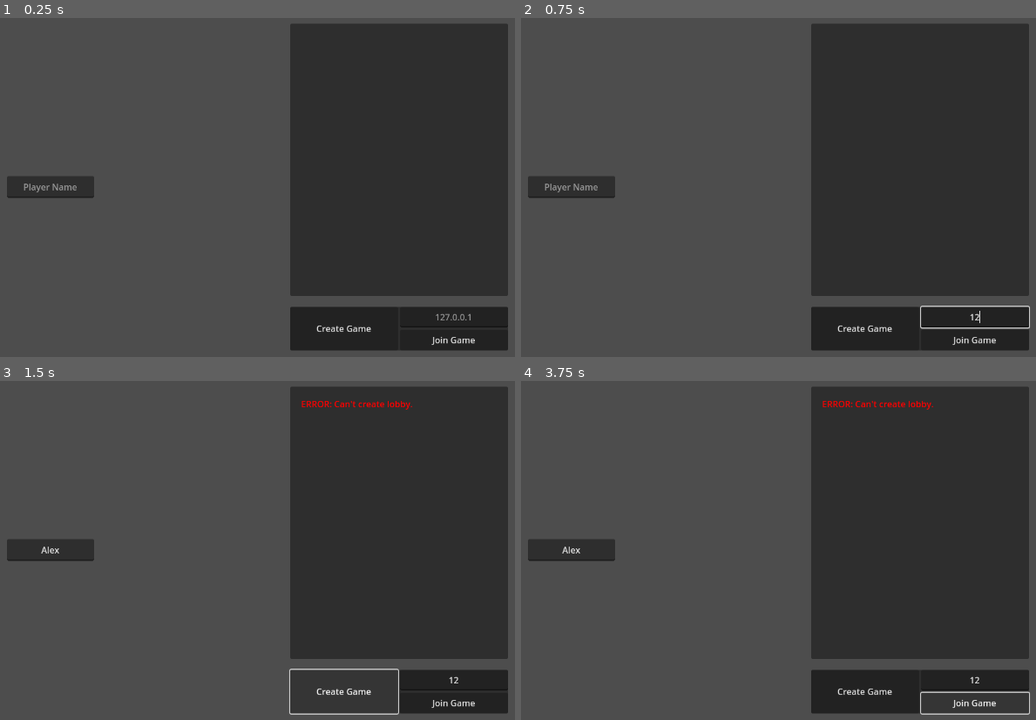
Above: before the commit, frames 1-4 (two rows, left to right).
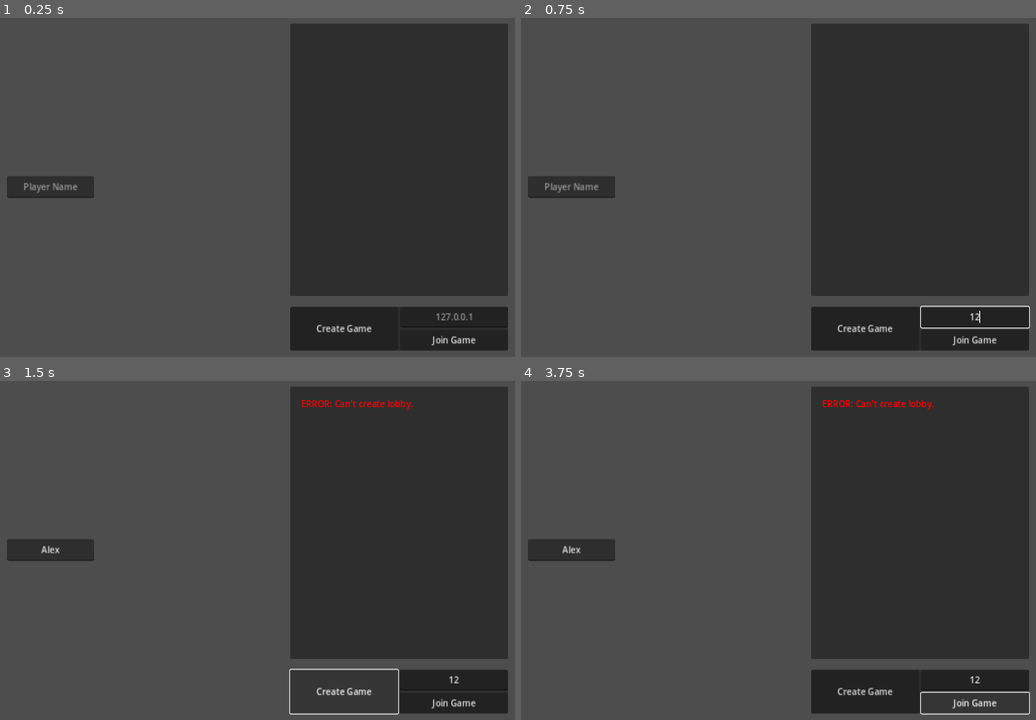
Above: after the commit, the same moments.

Repository: rwilson02/Poker-Party
Game: Godot game, scene res://scenes/Main.tscn
The game is run twice, just before and just after one commit, with the same random seed, the same clock (stepped at 60 frames per second) and the same inputs.
Inputs (mouse positions are in pixels of both pictures, inside the frame that each line leads up to):
- Up to frame 1 (0.25 s): no input
- Up to frame 2 (0.75 s): click (974, 316) at 0.52 s; type "12" at 0.6 s
- Up to frame 3 (1.5 s): click (51, 550) at 0.75 s; type "Alex" at 0.83 s; click "Create Game" at 1.25 s
- Up to frame 4 (3.75 s): click "Create Game" at 2 s; click "Create Game" at 2.75 s; click "Join Game" at 3.5 s

The runs differ from the first frame. In frame 1, 0.4% of the frame differs, in the area x 4-93%, y 48-97%; in frame 2, 0.3%; in frame 3, 0.5%, in the area x 7-93%, y 5-99%; in frame 4, 0.5%.

Commit message:
a few playtest feedback features

Diff:
--- a/project.godot
+++ b/project.godot
@@ -24,8 +24,12 @@
 
 window/size/viewport_width=1280
 window/size/viewport_height=720
-window/stretch/mode="viewport"
+window/stretch/mode="canvas_items"
 
 [dotnet]
 
 project/assembly_name="Poker Party Prototype"
+
+[gui]
+
+timers/tooltip_delay_sec=0.33
--- a/scenes/Lobby.tscn
+++ b/scenes/Lobby.tscn
@@ -79,6 +79,7 @@
 size_flags_vertical = 3
 placeholder_text = "127.0.0.1"
 alignment = 1
+context_menu_enabled = false
 
 [node name="Join" type="Button" parent="LobbyControls/Control/PreGame/VBoxContainer"]
 layout_mode = 2
@@ -130,6 +131,7 @@
 grow_vertical = 2
 placeholder_text = "Player Name"
 alignment = 1
+context_menu_enabled = false
 
 [connection signal="pressed" from="LobbyControls/Control/PreGame/Create" to="." method="create_game"]
 [connection signal="pressed" from="LobbyControls/Control/PreGame/VBoxContainer/Join" to="." method="on_join_button"]
--- a/scenes/ui/betting_bar.tscn
+++ b/scenes/ui/betting_bar.tscn
@@ -33,6 +33,28 @@
 alignment = 1
 custom_arrow_step = 5.0
 
+[node name="HBoxContainer" type="HBoxContainer" parent="HBoxContainer/BetRaise"]
+visible = false
+layout_mode = 2
+
+[node name="ValueUp" type="Button" parent="HBoxContainer/BetRaise/HBoxContainer"]
+layout_mode = 2
+size_flags_horizontal = 3
+text = "+"
+
+[node name="LineEdit" type="LineEdit" parent="HBoxContainer/BetRaise/HBoxContainer"]
+layout_mode = 2
+size_flags_horizontal = 3
+size_flags_stretch_ratio = 2.0
+alignment = 1
+context_menu_enabled = false
+
+[node name="ValueDown" type="Button" parent="HBoxContainer/BetRaise/HBoxContainer"]
+layout_mode = 2
+size_flags_horizontal = 3
+text = "-
+"
+
 [node name="Fold" type="Button" parent="HBoxContainer"]
 layout_mode = 2
 size_flags_horizontal = 3
--- a/scripts/gameplay/gameplay_betting.gd
+++ b/scripts/gameplay/gameplay_betting.gd
@@ -70,15 +70,22 @@
 
 	# End of betting round
 	for id in Netgame.game_state.active_players:
-		Netgame.game_state.pot += Netgame.players[id].current_bet
-		Netgame.players[id].current_bet = 0
+		if Netgame.players[id].current_bet > 0:
+			Netgame.game_state.pot += absi(Netgame.players[id].current_bet)
+			Netgame.players[id].current_bet = 0
+	Netgame.sync_data(Netgame.players, Rules.RULES, Netgame.game_state)
 
 @rpc("authority","call_local","reliable")
 func get_bet_option(current_bet):
 	# Show correct labels/tooltips on buttons
 	var bet_stage = 0 if current_bet == 0 else 1
+#	if Netgame.me().chips > 0:
 	check_call.text = name_tooltip_combos[bet_stage][0][0]
 	check_call.tooltip_text = name_tooltip_combos[bet_stage][0][1]
+#	else:
+#		check_call.text = name_tooltip_combos[0][0][0]
+#		check_call.tooltip_text = name_tooltip_combos[0][0][1]
+
 	bet_raise_button.text = name_tooltip_combos[bet_stage][1][0]
 	bet_raise_button.tooltip_text = name_tooltip_combos[bet_stage][1][1]
 
@@ -90,7 +97,7 @@
 		else Netgame.me().chips >= (bet_to_match + Rules.RULES["MIN_BET"])
 
 	# Those are positive checks, so invert to set disabled status
-	check_call.disabled = not check_or_call
+	check_call.disabled = not check_or_call # Should always be enabled?
 	bet_raise_button.disabled = not bet_or_raise
 	bet_raise_input.editable = bet_or_raise # should be true when you can bet or raise
 
@@ -112,6 +119,10 @@
 		"CALL":
 			if bet_to_match == 0:
 				prints(sender, "checks.")
+			elif Netgame.players[sender].chips == 0:
+				Netgame.players[sender].current_bet = \
+					mini(Netgame.players[sender].current_bet, Netgame.players[sender].current_bet * -1)
+				prints(sender, "cannot make the bet.")
 			else:
 				Netgame.players[sender].chips -= value
 				Netgame.players[sender].current_bet += value
--- a/scripts/gameplay/gameplay_display.gd
+++ b/scripts/gameplay/gameplay_display.gd
@@ -18,7 +18,7 @@
 func update_display():
 	# Handle scorebug
 	hud_text.text = "[center]%s\n%s[/center]" % [Netgame.me().name, CHIP_TEMPLATE % Netgame.me().chips]
-	var betted = Netgame.me().current_bet
+	var betted = absi(Netgame.me().current_bet)
 	if betted > 0:
 		wager_text.visible = true
 		wager_text.text = "[center]%s[/center]" % (CHIP_TEMPLATE % betted)
--- a/scripts/netgame.gd
+++ b/scripts/netgame.gd
@@ -119,7 +119,7 @@
 		upnp.add_port_mapping(port, port, ProjectSettings.get_setting("application/config/name"), "UDP", 60*60*12) # 12 hours
 		upnp_complete.emit(OK)
 
-func _exit_tree():
-	if discovery_thread:
-		discovery_thread.wait_to_finish()
-	upnp.delete_port_mapping(PORT, "UDP")
+#func _exit_tree():
+#	if discovery_thread:
+#		discovery_thread.wait_to_finish()
+#	upnp.delete_port_mapping(PORT, "UDP")
--- a/scripts/ui/card_setup.gd
+++ b/scripts/ui/card_setup.gd
@@ -22,3 +22,5 @@
 		t.text = value
 	for idx in indices:
 		idx.modulate = COLORS[suit]
+
+	self.tooltip_text = Rules.get_proper_symbol(card)
